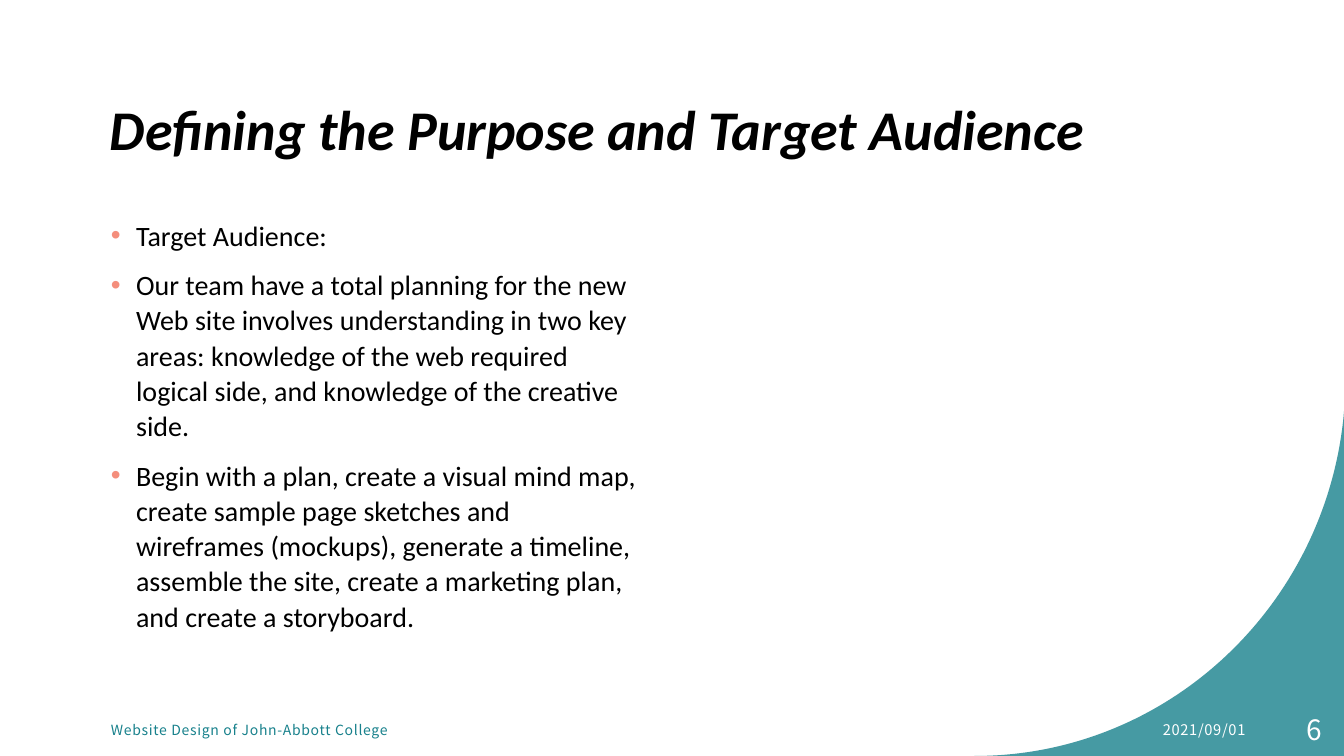
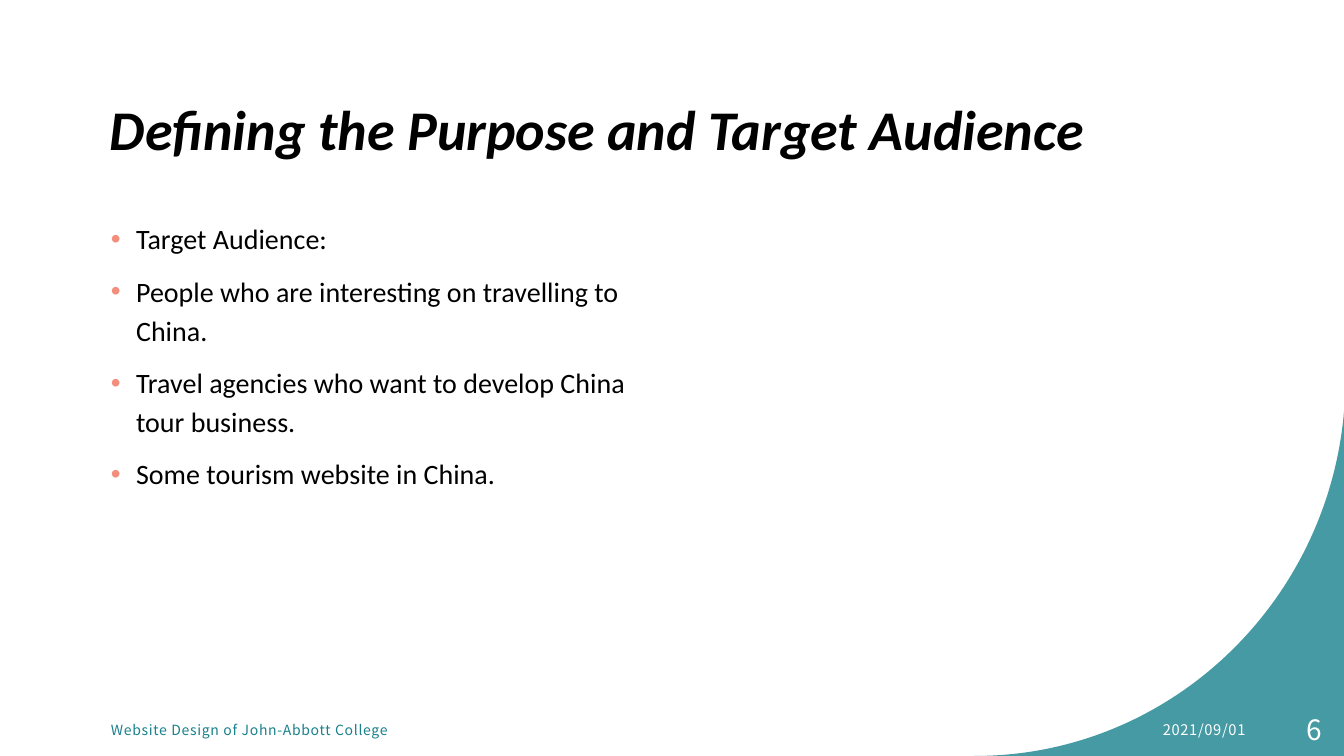
Before and after one commit to MikentGuo/Project_Tour, a slide deck: slide 6 of docs/Website Design for tourist attraction.pptx. Drawn at 1344x756 pixels with LibreOffice and Linux fonts; fonts in the diff are those of the drawing. Boxes give left, top, right and bottom in pixels: in the first picture for what was removed or moved away, otherwise in the second. Text is boxed around its words. In the diff, an @@ line names an element or a change of style, - is before the commit and + after.

```diff
--- a/docs/Website Design for tourist attraction.pptx
+++ b/docs/Website Design for tourist attraction.pptx
@@ text at [136, 229, 327, 254]: line spacing 1.05 to 1.15 @@
@@ text at [136, 282, 624, 485]: text changed @@
-• Our team have a total planning for the new Web site involves understanding in two key areas: knowledge of the web required logical side, and knowledge of the creative side.
-• Begin with a plan, create a visual mind map, create sample page sketches and wireframes (mockups), generate a timeline, assemble the site, create a marketing plan, and create a storyboard.
+• People who are interesting on travelling to China.
+• Travel agencies who want to develop China tour business.
+• Some tourism website in China.
```
Also in this commit, not shown: 1 other slide changed.
